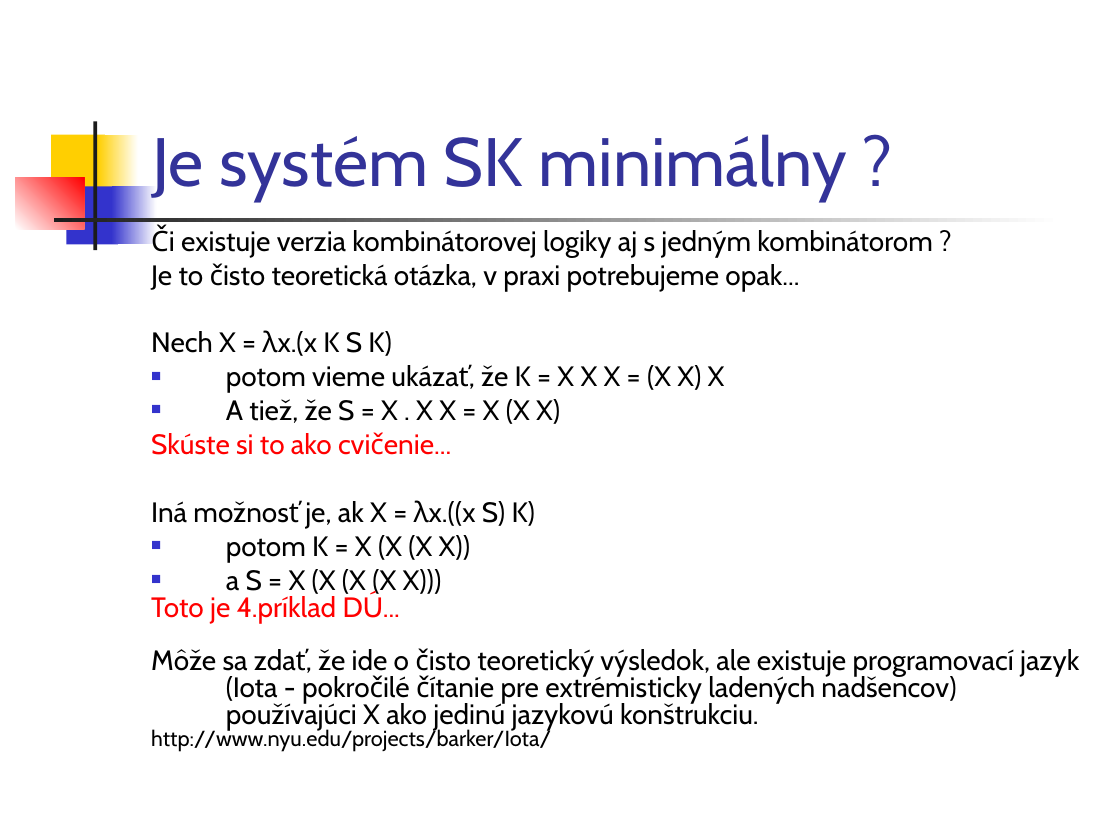
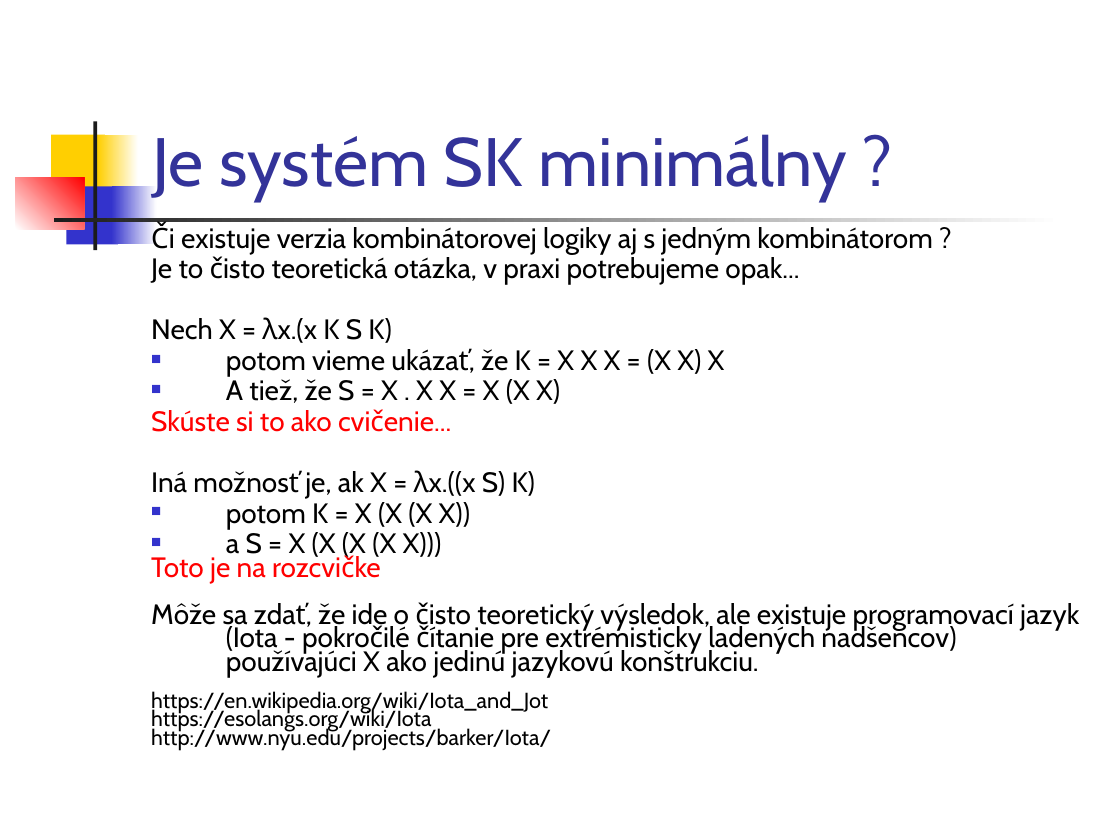
Before and after one commit to Funkcionalne/Prednasky, a slide deck: slide 10 of 07/07_SKi_fpro.ppt (slide 11 before the commit). Drawn at 1120x840 pixels with LibreOffice and Linux fonts; fonts in the diff are those of the drawing. Boxes give left, top, right and bottom in pixels: in the first picture for what was removed or moved away, otherwise in the second. Text is boxed around its words. In the diff, an @@ line names an element or a change of style, - is before the commit and + after.

```diff
--- a/07/07_SKi_fpro.ppt
+++ b/07/07_SKi_fpro.ppt
@@ text at (151, 227, 1079, 750): line spacing 0.8 to 0.7 @@
@@ text at (151, 553, 266, 583): text changed @@
-Toto je 4.príklad DÚ...
+Toto je na rozcvičke
@@ text at (151, 691, 548, 732): paragraphs added @@
+https://en.wikipedia.org/wiki/Iota_and_Jot
+https://esolangs.org/wiki/Iota
```
Also in this commit, not shown: 7 other slides changed, 4 other files.
